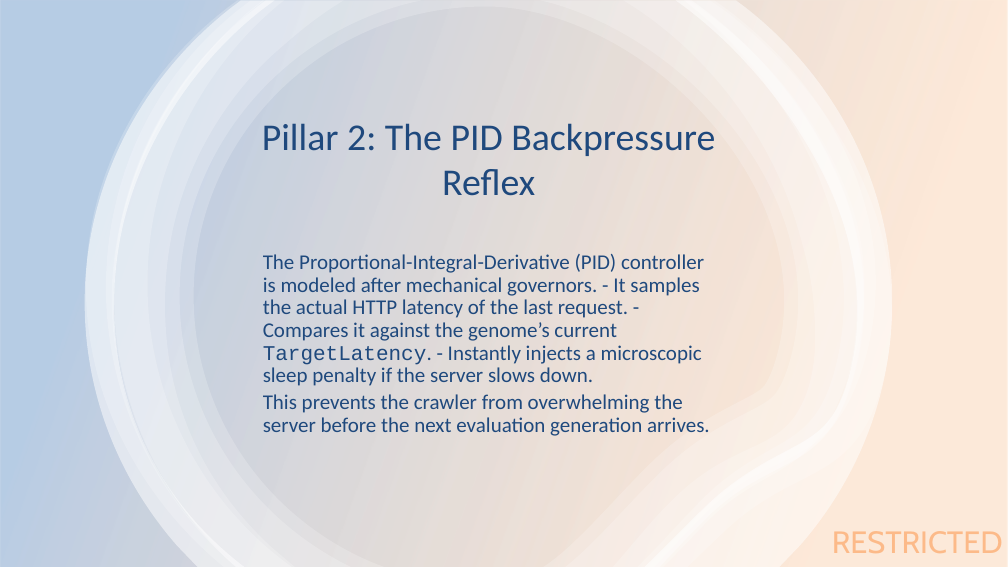
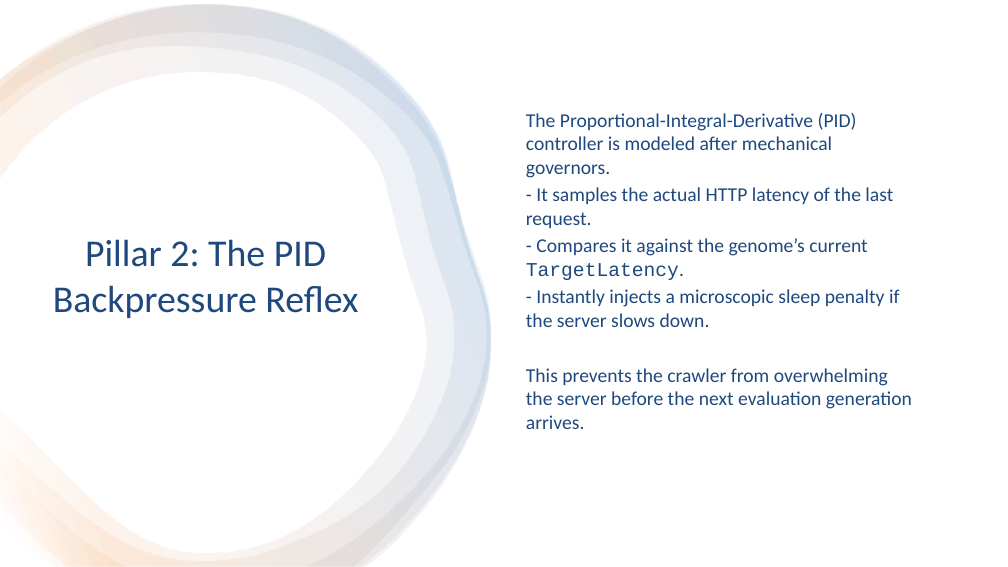
Before and after one commit to caseylmanus/workerpool, a slide deck: slide 12 of presentation.pptx. Drawn at 1008x567 pixels with LibreOffice and Linux fonts; fonts in the diff are those of the drawing. Boxes give left, top, right and bottom in pixels: in the first picture for what was removed or moved away, otherwise in the second. Text is boxed around its words. In the diff, an @@ line names an element or a change of style, - is before the commit and + after.

Commit message:
chore: update presentation

```diff
--- a/presentation.pptx
+++ b/presentation.pptx
@@ rectangle at (x1=0, y1=0, x2=1008, y2=566): fill gradient #F79646 to #4F81BD to #FFFFFF @@
@@ freeform shape added at (x1=0, y1=4, x2=490, y2=566), fill gradient #FFFFFF to #F79646 to #4F81BD @@
@@ freeform shape added at (x1=0, y1=4, x2=490, y2=566), fill gradient #FFFFFF to #F79646 to #4F81BD @@
@@ freeform shape added at (x1=0, y1=4, x2=490, y2=566), fill gradient #FFFFFF to #F79646 to #4F81BD @@
@@ group removed at (x1=85, y1=0, x2=892, y2=566): 6 freeform shapes @@
@@ text "The Proportional-Integral-Derivative (PID) controller is ..." moved from (x1=263, y1=254, x2=710, y2=436) to (x1=526, y1=113, x2=912, y2=429) @@
@@ text "The Proportional-Integral-Derivative (PID) controller is ..." at (x1=526, y1=113, x2=912, y2=429): vertical alignment top to middle @@
@@ text at (x1=526, y1=113, x2=899, y2=327): text changed; size 15 to 14 pt @@
-The Proportional-Integral-Derivative (PID) controller is modeled after mechanical governors. - It samples the actual HTTP latency of the last request. - Compares it against the genome’s current TargetLatency. - Instantly injects a microscopic sleep penalty if the server slows down.
+The Proportional-Integral-Derivative (PID) controller is modeled after mechanical governors.
+- It samples the actual HTTP latency of the last request.
+- Compares it against the genome’s current TargetLatency.
+- Instantly injects a microscopic sleep penalty if the server slows down.
@@ title "Pillar 2: The PID Backpressure ..." rewrapped from (x1=262, y1=123, x2=715, y2=196) to (x1=53, y1=239, x2=358, y2=318) @@
@@ text at (x1=526, y1=368, x2=912, y2=429): size 15 to 14 pt in "This prevents the crawler from overwhelming the ..."; line spacing 0.9 to 1 @@
@@ text removed at (x1=832, y1=531, x2=1003, y2=553) @@
-RESTRICTED
```
Also in this commit, not shown: 15 other slides changed.
